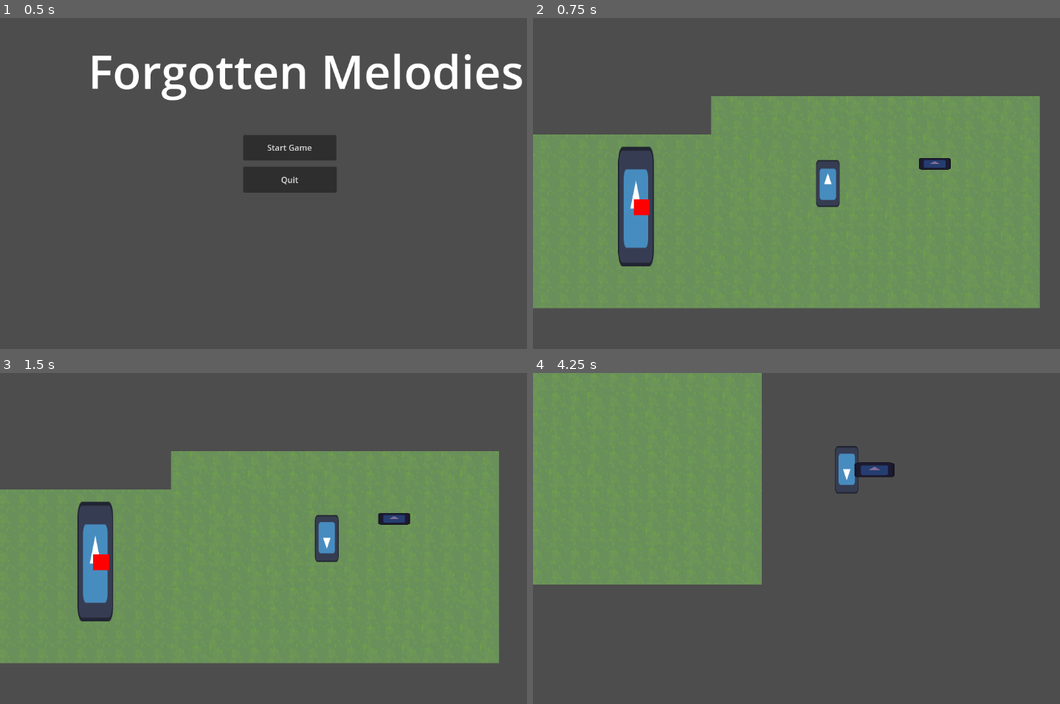
Above: before the commit, frames 1-4 (two rows, left to right).
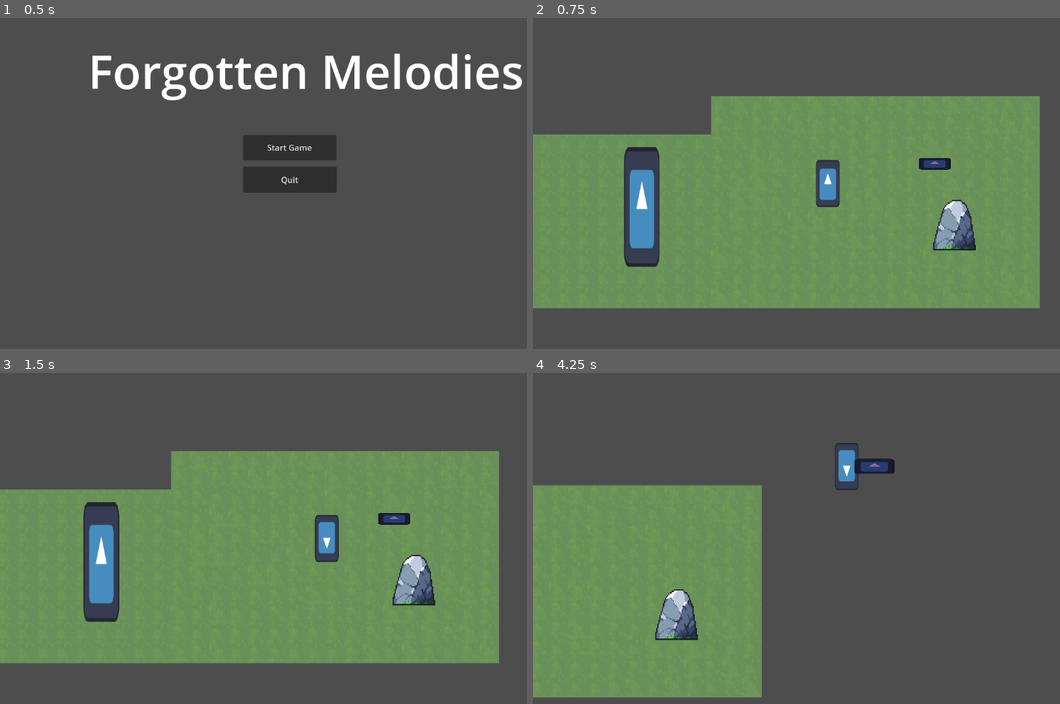
Above: after the commit, the same moments.

Repository: Lumi-i/MusicalForest-GMTK-game-jam
Game: Godot game, scene res://scenes/main_menu.tscn
Same seed, same stepped clock (60 frames per second), same inputs: the game is played once before the commit and once after it. The engine's default icon, where the game draws it, is replaced by a stand-in: a white triangle on a blue panel in a dark square.
Inputs:
- Up to frame 1 (0.5 s): no input
- Up to frame 2 (0.75 s): click "Start Game" at 0.5 s
- Up to frame 3 (1.5 s): tap Enter at 1.25 s; hold D (right) from 1.28 s (still down); tap E (do) at 1.35 s
- Up to frame 4 (4.25 s): tap P (do2) at 1.55, 2.1 s; release D (right) at 2.03 s; hold S (down) 2.03-2.78 s; tap Y (fa) at 2.3, 2.85 s; hold D (right) 2.78-3.53 s; tap I (la) at 3.05, 3.6 s; hold W (up) from 3.53 s (still down); tap T (mi) at 3.8 s

Frame 1 is identical in both runs. In frame 2, 2.6% of the frame differs, in the area x 16-85%, y 38-76%; in frame 3, 2.7%; in frame 4, 30%, in the area x 0-69%, y 0-98%.

Commit message:
added rocks and functionality for melodies! specific melodies could do specific spells

Diff:
--- a/project.godot
+++ b/project.godot
@@ -20,6 +20,7 @@
 instrument=""
 interactable=""
 player=""
+enemy=""
 
 [input]
 
@@ -97,6 +98,11 @@
 "events": [Object(InputEventKey,"resource_local_to_scene":false,"resource_name":"","device":-1,"window_id":0,"alt_press …(192 unchanged characters)…
 ]
 }
+f={
+"deadzone": 0.5,
+"events": [Object(InputEventKey,"resource_local_to_scene":false,"resource_name":"","device":-1,"window_id":0,"alt_pressed":false,"shift_pressed":false,"ctrl_pressed":false,"meta_pressed":false,"pressed":false,"keycode":0,"physical_keycode":70,"key_label":0,"unicode":102,"location":0,"echo":false,"script":null)
+]
+}
 
 [rendering]
 
--- a/scenes/player.tscn
+++ b/scenes/player.tscn
@@ -1,10 +1,13 @@
-[gd_scene load_steps=4 format=3 uid="uid://dlcrgh2g2au3a"]
+[gd_scene load_steps=5 format=3 uid="uid://dlcrgh2g2au3a"]
 
 [ext_resource type="Script" path="res://scripts/player.gd" id="1_4pe8d"]
 [ext_resource type="Texture2D" uid="uid://x3d1j4vvo6sd" path="res://assets/art/icon.svg" id="1_il7qg"]
 
 [sub_resource type="RectangleShape2D" id="RectangleShape2D_jqnse"]
 size = Vector2(6, 12)
+
+[sub_resource type="CircleShape2D" id="CircleShape2D_400fy"]
+radius = 15.0
 
 [node name="player" type="CharacterBody2D" groups=["player"]]
 script = ExtResource("1_4pe8d")
@@ -24,3 +27,8 @@
 zoom = Vector2(7.73, 7.73)
 position_smoothing_enabled = true
 position_smoothing_speed = 2.0
+
+[node name="pick_up_range" type="Area2D" parent="."]
+
+[node name="CollisionShape2D" type="CollisionShape2D" parent="pick_up_range"]
+shape = SubResource("CircleShape2D_400fy")
--- /dev/null
+++ b/scenes/rock_obstacle.gd
@@ -0,0 +1,68 @@
+extends CharacterBody2D
+
+@onready var player: Player = $"../player"
+@onready var sprite: Sprite2D = $Sprite2D
+@onready var collision: CollisionShape2D = $collision
+@onready var nav: NavigationAgent2D = $NavigationAgent2D
+@onready var detect: Area2D = $detect
+@onready var detect_collision: CollisionShape2D = $detect/detect_collision
+
+
+var state = "grounded"
+var at_player = false
+var in_air = false
+
+func _ready() -> void:
+	state = "grounded"
+
+
+func _physics_process(delta: float) -> void:
+	if in_air:
+		$collision.disabled = true
+	else:
+		$collision.disabled = false
+
+	var bodies_near = detect.get_overlapping_bodies()
+	at_player = false
+	for body in bodies_near:
+		if body is Player:
+			at_player = true
+			break
+
+	match state:
+		"grounded":
+			pass
+		"controlled":
+			if !at_player:
+				nav.target_position = player.global_position
+				var distance = (nav.get_next_path_position() - global_position).normalized()
+				velocity = distance * 10
+				move_and_slide()
+
+
+	if Input.is_action_just_pressed("f") and in_air:
+		var fall = create_tween()
+		print("hey")
+		fall.tween_property(sprite, "position:y", 0, 1)
+		await fall.finished
+		in_air = false
+		state = "grounded"
+
+
+func _rock_picked_up() -> void:
+	if !in_air:
+		var fly_up = create_tween()
+		in_air = true
+		fly_up.tween_property(sprite, "position:y", -20, 3)
+		await fly_up.finished
+		state = "controlled"
+
+
+func _on_player_rock_drop() -> void:
+	if in_air:
+		var fall = create_tween()
+		print("hey")
+		fall.tween_property(sprite, "position:y", 0, 1)
+		await fall.finished
+		in_air = false
+		state = "grounded"
--- /dev/null
+++ b/scenes/rock_obstacle.tscn
@@ -0,0 +1,31 @@
+[gd_scene load_steps=5 format=3 uid="uid://deb0n0a53ix6p"]
+
+[ext_resource type="Script" path="res://scenes/rock_obstacle.gd" id="1_5hqem"]
+[ext_resource type="Texture2D" uid="uid://c020xmlos8weq" path="res://assets/art/pixel-art-illustration-stone-pixelated-stone-stone-pixelated-for-the-pixel-art-game-and-icon-for-website-and-video-game-old-school-retro-vector-removebg-preview.png" id="2_jm3yf"]
+
+[sub_resource type="RectangleShape2D" id="RectangleShape2D_7dtvn"]
+size = Vector2(12, 3)
+
+[sub_resource type="CircleShape2D" id="CircleShape2D_q0fgl"]
+radius = 12.0416
+
+[node name="rock_obstacle" type="CharacterBody2D"]
+position = Vector2(0, -20)
+script = ExtResource("1_5hqem")
+
+[node name="Sprite2D" type="Sprite2D" parent="."]
+position = Vector2(0, 2.38419e-07)
+scale = Vector2(0.0414375, 0.0517969)
+texture = ExtResource("2_jm3yf")
+
+[node name="collision" type="CollisionShape2D" parent="."]
+position = Vector2(0, 4.5)
+shape = SubResource("RectangleShape2D_7dtvn")
+
+[node name="NavigationAgent2D" type="NavigationAgent2D" parent="."]
+debug_enabled = true
+
+[node name="detect" type="Area2D" parent="."]
+
+[node name="detect_collision" type="CollisionShape2D" parent="detect"]
+shape = SubResource("CircleShape2D_q0fgl")
--- a/scenes/tree.gd
+++ b/scenes/tree.gd
@@ -6,31 +6,34 @@
 @onready var player: Player = $"../player"
 @onready var detection: Area2D = $detection
 @onready var spawn_point: Marker2D = $"../Marker2D"
+@onready var sprite: Sprite2D = $Sprite2D
 
 var sees_player
+var is_hostile = true
+
 var timer_ongoing
 
 var state = "idle"
+
 
 func _ready() -> void:
 	state = "idle"
 
 func _physics_process(delta: float) -> void:
-	print("state: ", state)
-	print("timer is ongoing?: ", timer_ongoing)
 
 	var bodies_in_detection = detection.get_overlapping_bodies()
 	for body in bodies_in_detection:
 		if body is Player:
 			sees_player = true
-			state = "chase"
+			if is_hostile:
+				state = "chase"
 		else:
 			sees_player = false
 			state = "idle"
 
 	match state:
 		"idle":
-			if global_position != spawn_point.global_position - Vector2(10, 10):
+			if global_position != spawn_point.global_position:
 				nav.target_position = spawn_point.global_position
 				var direction = (nav.get_next_path_position() - global_position).normalized()
 				velocity = direction * speed
@@ -38,8 +41,25 @@
 			else:
 				velocity = Vector2.ZERO
 		"chase":
+			#wakes up
+			sprite.flip_v = true
+			await get_tree().create_timer(1).timeout
+			sprite.flip_v = false
+			state = "chase"
+
+			#chases
 			nav.target_position = player.global_position
 			var direction = (nav.get_next_path_position() - global_position).normalized()
 			velocity = direction * speed
+			move_and_slide()
 
-			move_and_slide()
+	match is_hostile:
+		true:
+			sprite.modulate.b = true
+
+		false:
+			sprite.modulate.b = false
+
+
+func _on_player_tame() -> void:
+	is_hostile = false
--- a/scenes/tree.tscn
+++ b/scenes/tree.tscn
@@ -17,12 +17,12 @@
 debug_path_custom_color = Color(1, 0.603922, 1, 1)
 
 [node name="Sprite2D" type="Sprite2D" parent="."]
-position = Vector2(-1.5, -0.125001)
+position = Vector2(-1.19209e-07, -1.49012e-08)
 scale = Vector2(0.0703125, 0.236328)
 texture = ExtResource("1_cjrmd")
 
 [node name="CollisionShape2D" type="CollisionShape2D" parent="."]
-position = Vector2(-1.5, 13.75)
+position = Vector2(0, 12)
 shape = SubResource("RectangleShape2D_nr0i8")
 
 [node name="detection" type="Area2D" parent="."]
--- a/scenes/world.tscn
+++ b/scenes/world.tscn
@@ -1,9 +1,10 @@
-[gd_scene load_steps=8 format=4 uid="uid://bqfil16mw8a0y"]
+[gd_scene load_steps=9 format=4 uid="uid://bqfil16mw8a0y"]
 
 [ext_resource type="PackedScene" uid="uid://dlcrgh2g2au3a" path="res://scenes/player.tscn" id="1_bwrk5"]
 [ext_resource type="PackedScene" uid="uid://vvh5ra3b2x4v" path="res://scenes/flute_on_ground.tscn" id="2_a71p7"]
 [ext_resource type="Texture2D" uid="uid://cudqx8wuetl1w" path="res://assets/art/tileset_plains_070419_zp.png" id="3_2tarw"]
 [ext_resource type="PackedScene" uid="uid://d0760y3hk6f14" path="res://scenes/tree.tscn" id="4_gw4dx"]
+[ext_resource type="PackedScene" uid="uid://deb0n0a53ix6p" path="res://scenes/rock_obstacle.tscn" id="5_elhea"]
 
 [sub_resource type="NavigationPolygon" id="NavigationPolygon_gg81n"]
 vertices = PackedVector2Array(390, 186, 399, 274, 225, 270, 231, 177)
@@ -434,6 +435,7 @@
 [node name="world" type="Node2D"]
 
 [node name="NavigationRegion2D" type="NavigationRegion2D" parent="."]
+visible = false
 position = Vector2(15, 5)
 navigation_polygon = SubResource("NavigationPolygon_gg81n")
 
@@ -443,7 +445,7 @@
 tile_map_data = PackedByteArray("AAC5/8r/AAABAAcAAAC5/8v/AAACAAYAAAC5/8z/AAACAAcAAAC5/83/AAACAAYAAAC5/87/AAACAAcAAAC5/8 …(4352 unchanged characters)…
 tile_set = SubResource("TileSet_uouet")
 
-[node name="player" parent="." instance=ExtResource("1_bwrk5")]
+[node name="player" parent="." groups=["enemy"] instance=ExtResource("1_bwrk5")]
 position = Vector2(332, 232)
 
 [node name="flute_on_ground" parent="." instance=ExtResource("2_a71p7")]
@@ -456,3 +458,10 @@
 
 [node name="Marker2D" type="Marker2D" parent="."]
 position = Vector2(285, 238)
+
+[node name="rock_obstacle" parent="." instance=ExtResource("5_elhea")]
+position = Vector2(364, 243)
+
+[connection signal="rock_drop" from="player" to="rock_obstacle" method="_on_player_rock_drop"]
+[connection signal="rock_pick_up" from="player" to="rock_obstacle" method="_rock_picked_up"]
+[connection signal="tame" from="player" to="tree" method="_on_player_tame"]
--- a/scripts/flute.gd
+++ b/scripts/flute.gd
@@ -2,12 +2,13 @@
 
 signal player_picked_up
 signal melody_detected(melody_name: String)
+signal pick_rock_up
 
 @onready var player: Player = $"../Player"
 @onready var sound: AudioStreamPlayer2D = $AudioStreamPlayer2D
 
 var current_input = []
-var max_melody_length = 10
+var max_melody_length = 16
 var delay_duration = 0.3
 var is_delayed = false
 
@@ -15,13 +16,18 @@
 	"melody_1": ["do", "re", "mi"],
 	"melody_2": ["fa", "sol", "la"],
 	"melody_3": ["do", "fa", "la", "si"],
-	"seven_nation_army": ["la", "la", "do2", "la", "sol", "fa", "mi"]
+	"seven_nation_army": ["la", "la", "do2", "la", "sol", "fa", "mi"],
+	"pick_up_rock": ["fa", "mi", "fa", "la", "do2", "la", "sol", "la", "si", "la"],
+	"drop_rock": ["fa", "mi", "fa", "la", "do2", "si", "la"],
+	"tame": ["sol", "re", "fa", "re", "sol", "re", "sol", "si"]
 }
 
+
 func _ready() -> void:
-	self.connect("melody_detected", Callable.create(player, "melody"))
+	connect("melody_detected", Callable(player, "on_melody_detected"))
 
 func _physics_process(delta: float) -> void:
+
 	print(current_input)
 
 	if Input.is_action_just_pressed("do"):
@@ -54,8 +60,9 @@
 		new_sound.stream = ResourceLoader.load(audio_path) as AudioStream
 		new_sound.play()
 
-		check_melodies()
-
+		var detected_melody = check_melodies()
+		if detected_melody != "":
+			handle_detected_melody(detected_melody)
 
 		is_delayed = true
 		await get_tree().create_timer(delay_duration).timeout
@@ -64,7 +71,7 @@
 func _on_AudioStreamPlayer2D_finished():
 	queue_free()
 
-func check_melodies() -> void:
+func check_melodies() -> String:
 	for melody_name in melodies.keys():
 		var melody = melodies[melody_name]
 		var melody_length = melody.size()
@@ -74,7 +81,11 @@
 			var recent_input = current_input.slice(start_index, current_input.size())
 
 			if recent_input == melody:
-				print(melody_name + " detected!")
-				emit_signal("melody_detected", melody_name)
 				current_input.clear()
-				break
+				return melody_name
+	return ""
+
+
+func handle_detected_melody(melody_name: String) -> void:
+	emit_signal("melody_detected", melody_name)
+	print(melody_name + " i have handled")
--- a/scripts/player.gd
+++ b/scripts/player.gd
@@ -1,8 +1,13 @@
 extends CharacterBody2D
 class_name Player
 
+signal rock_pick_up
+signal rock_drop
+signal tame
+
 @onready var flute = preload("res://scenes/flute.tscn")
 @onready var flute_drop = preload("res://scenes/flute_on_ground.tscn")
+@onready var rock: CharacterBody2D = $"../rock_obstacle"
 
 
 @onready var marker_2d: Marker2D = $Marker2D
@@ -20,11 +25,12 @@
 @onready var player_sprite: Sprite2D = $Sprite2D
 
 func _ready():
-	pass
+	on_melody_detected("test")
 
 
 func _physics_process(delta: float) -> void:
-	print(is_detected)
+
+
 
 	if Input.is_action_pressed("up"):
 		dir = Vector2(0, -1)
@@ -53,10 +59,21 @@
 	var flute_instance = flute.instantiate()
 	flute_instance.position = marker_2d.position
 	add_child(flute_instance)
+	flute_instance.connect("melody_detected", Callable(self, "on_melody_detected"))
 	current_item = "flute"
 	can_switch = false
 	await get_tree().create_timer(cooldown_switch).timeout
 	can_switch = true
 
-func melody():
-	is_detected = true
+func on_melody_detected(melody_name: String) -> void:
+	print(melody_name + " received!")
+
+	match melody_name:
+		"pick_up_rock":
+			rock_pick_up.emit()
+
+		"drop_rock":
+			rock_drop.emit()
+
+		"tame":
+			tame.emit()
Binary file added: assets/art/pixel-art-illustration-stone-pixelated-stone-stone-pixelated-for-the-pixel-art-game-and-icon-for-website-and-video-game-old-school-retro-vector-removebg-preview.png
Not shown, added: assets/art/pixel-art-illustration-stone-pixelated-stone-stone-pixelated-for-the-pixel-art-game-and-icon-for-website-and-video-game-old-school-retro-vector-removebg-preview.png.import
